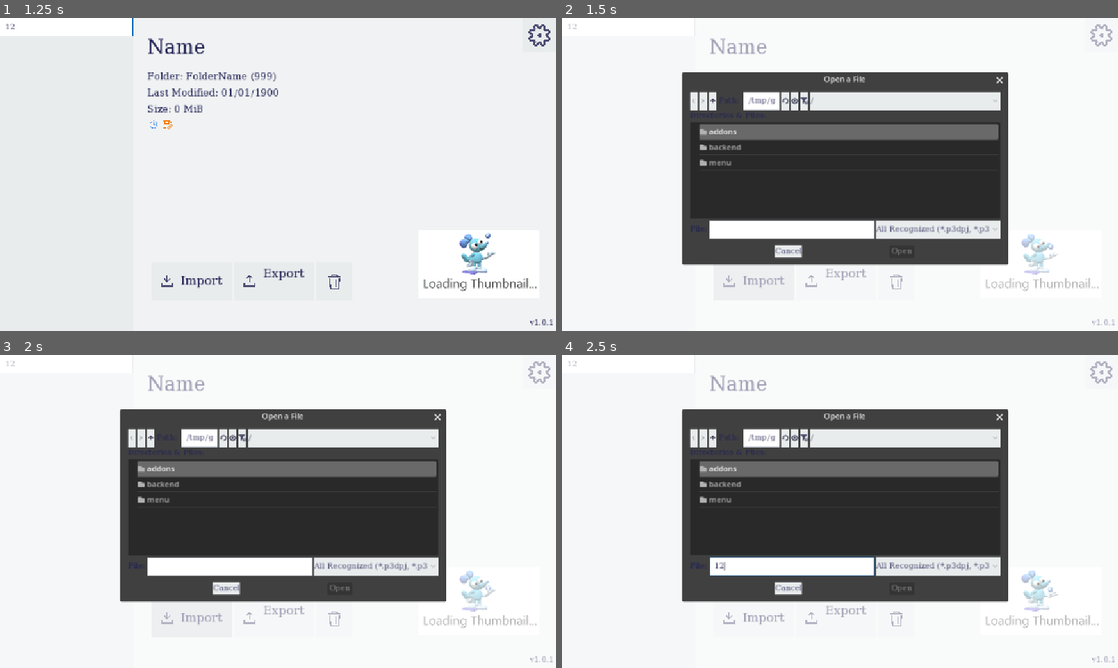
Above: before the commit, frames 1-4 (two rows, left to right).
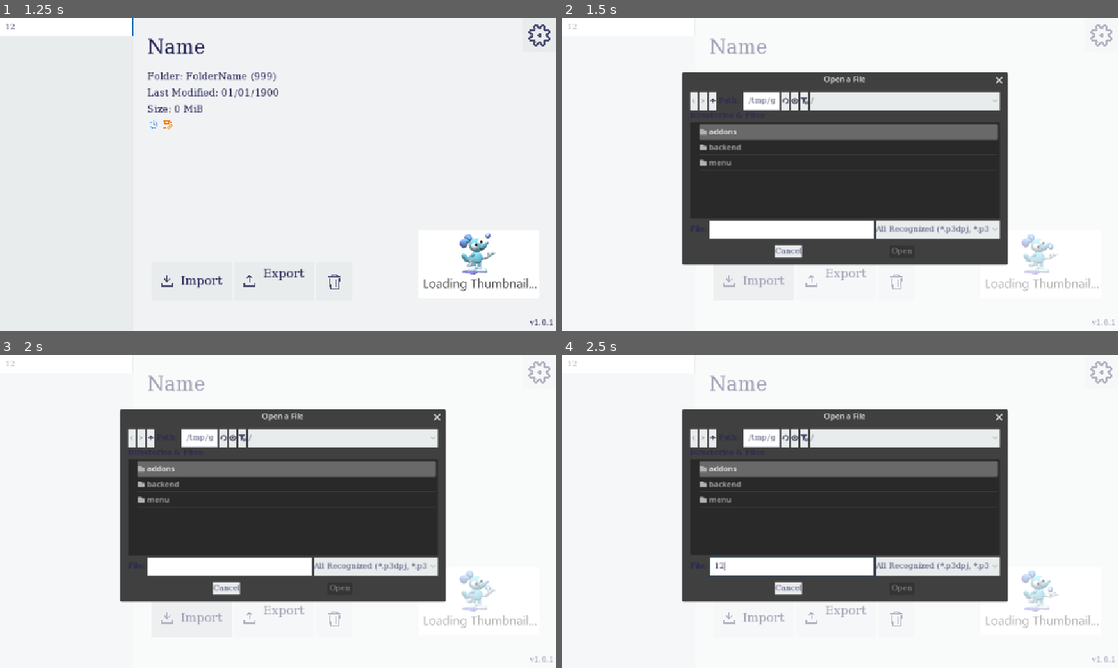
Above: after the commit, the same moments.

Repository: silkycell/Paint-3D-Project-Manager
Game: Godot game, scene res://menu/projects/projects_menu.tscn
Same seed, same stepped clock (60 frames per second), same inputs: the game is played once before the commit and once after it.
Inputs (mouse positions are in pixels of both pictures, inside the frame that each line leads up to):
- Up to frame 1 (1.25 s): click (66, 27) at 0.52 s; type "12" at 0.6 s
- Up to frame 2 (1.5 s): click (751, 280) at 1.25 s
- Up to frame 3 (2 s): no input
- Up to frame 4 (2.5 s): click (789, 567) at 2.02 s; type "12" at 2.1 s

Frame 1 is identical in both runs. In frame 2, 0.2% of the frame differs, in the area x 56-81%, y 17-79%; in frame 3, 0.2%; in frame 4, 0.2%.
Error in both runs: Out of bounds get index '0' (on base: 'Array[Project]') (res://backend/global_signal_handler.gd:3)

Commit message:
update creds

Diff:
--- a/menu/projects/projects_menu.tscn
+++ b/menu/projects/projects_menu.tscn
@@ -386,7 +386,7 @@
 bbcode_enabled = true
 text = "Additional UI help from [url=https://www.youtube.com/@squarevl]squareverylong[/url]
 Petri design & model by [url=https://lancey170.straw.page]Lancey170[/url]
-Additional prop design by [url=https://toyhou.se/MissBisque]MissBisque[/url]"
+Additional prop design by [url=https://toyhou.se/DecompiledProject]decompiled[/url]"
 fit_content = true
 scroll_active = false
 autowrap_mode = 0
